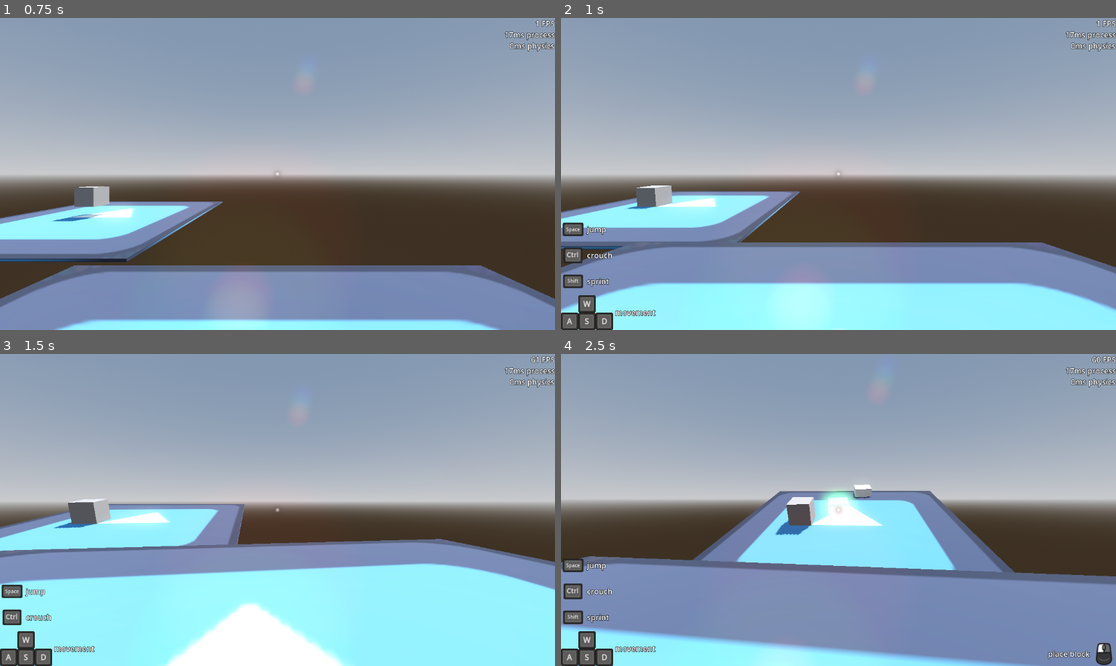
Above: before the commit, frames 1-4 (two rows, left to right).
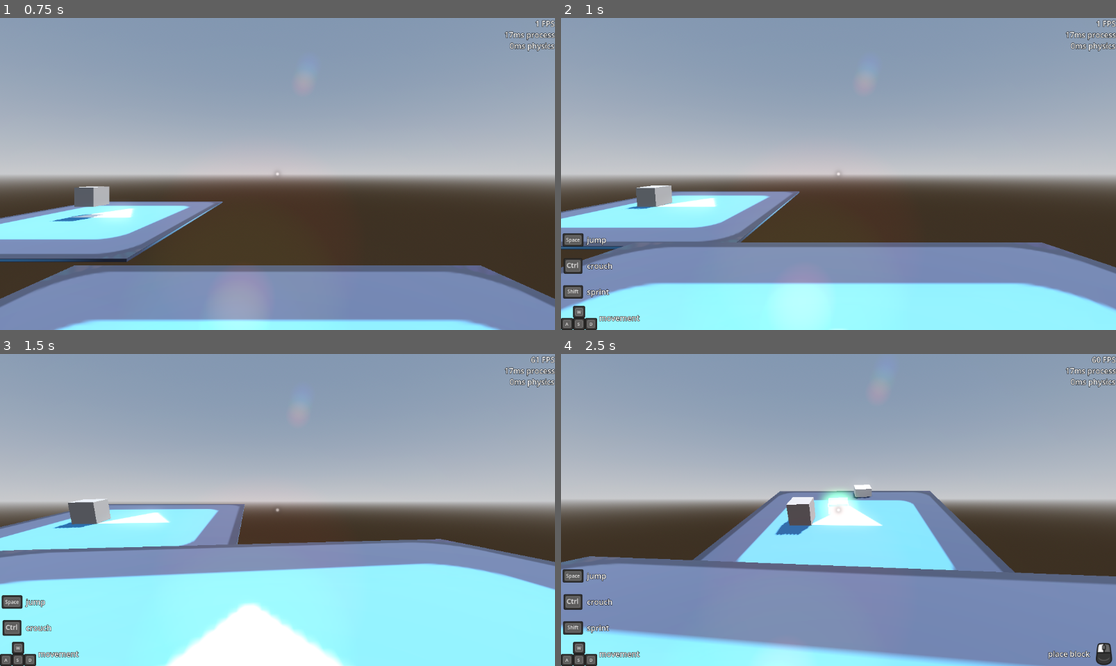
Above: after the commit, the same moments.

Repository: matmas/spacecraft3d
Game: Godot game, scene res://main_menu/main_menu.tscn
Same seed, same stepped clock (60 frames per second), same inputs: the game is played once before the commit and once after it. The engine's default icon, where the game draws it, is replaced by a stand-in: a white triangle on a blue panel in a dark square.
Inputs (mouse positions are in pixels of both pictures, inside the frame that each line leads up to):
- Up to frame 1 (0.75 s): click "New game" at 0.5 s
- Up to frame 2 (1 s): no input
- Up to frame 3 (1.5 s): tap Enter at 1.25 s; move the mouse to (305, 510) at 1.27 s; hold W (move_forward) from 1.28 s (still down); hold Ctrl (crouch) from 1.28 s (still down); click (305, 510) at 1.42 s
- Up to frame 4 (2.5 s): keep holding W (move_forward); tap Space (jump) at 1.52, 2.27 s; move the mouse to (810, 510) at 2.02 s; release Ctrl (crouch) at 2.03 s; click (810, 510) at 2.1 s

Frame 1 is identical in both runs. In frame 2, 1.9% of the frame differs, in the area x 0-18%, y 65-100%; in frame 3, 1.6%; in frame 4, 2.0%.

Commit message:
Reduce size of WASD key block

Diff:
--- a/input_hints/input_hints.tscn
+++ b/input_hints/input_hints.tscn
@@ -105,7 +105,7 @@
 action_name = &"move_forward"
 ignore_joypad_direction = true
 visibility_mode = 1
-minimum_size = Vector2(36, 36)
+minimum_size = Vector2(25, 25)
 add_margin = false
 
 [node name="Empty2" type="Control" parent="LeftControls/MovementAndLook/move_forward/WASDGrid"]
@@ -117,7 +117,7 @@
 script = ExtResource("6_kuhb4")
 action_name = &"move_left"
 visibility_mode = 1
-minimum_size = Vector2(36, 36)
+minimum_size = Vector2(25, 25)
 add_margin = false
 
 [node name="move_backward" type="TextureRect" parent="LeftControls/MovementAndLook/move_forward/WASDGrid"]
@@ -126,7 +126,7 @@
 script = ExtResource("6_kuhb4")
 action_name = &"move_backward"
 visibility_mode = 1
-minimum_size = Vector2(36, 36)
+minimum_size = Vector2(25, 25)
 add_margin = false
 
 [node name="move_right" type="TextureRect" parent="LeftControls/MovementAndLook/move_forward/WASDGrid"]
@@ -135,7 +135,7 @@
 script = ExtResource("6_kuhb4")
 action_name = &"move_right"
 visibility_mode = 1
-minimum_size = Vector2(36, 6)
+minimum_size = Vector2(25, 25)
 add_margin = false
 
 [node name="move_forward" type="TextureRect" parent="LeftControls/MovementAndLook/move_forward"]
